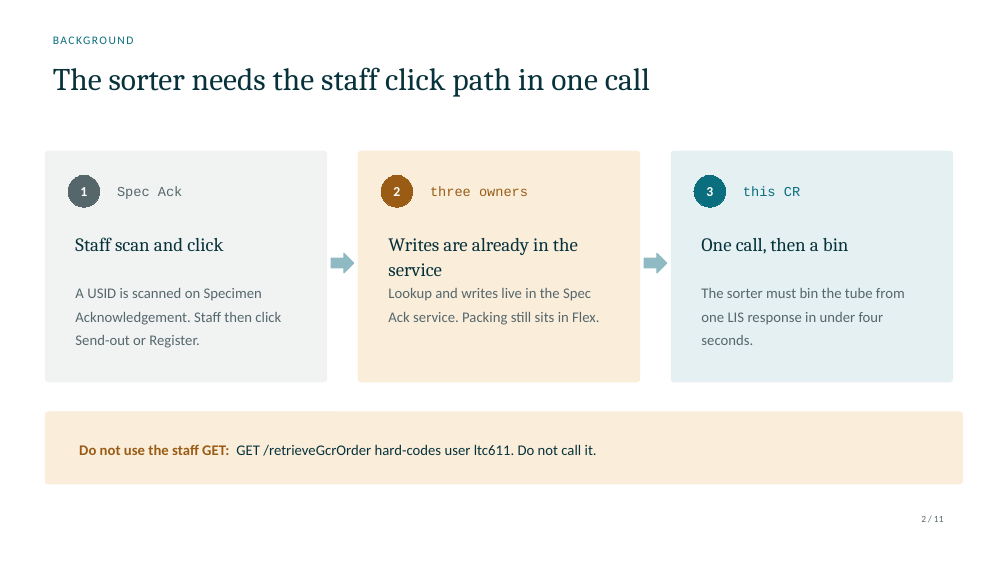
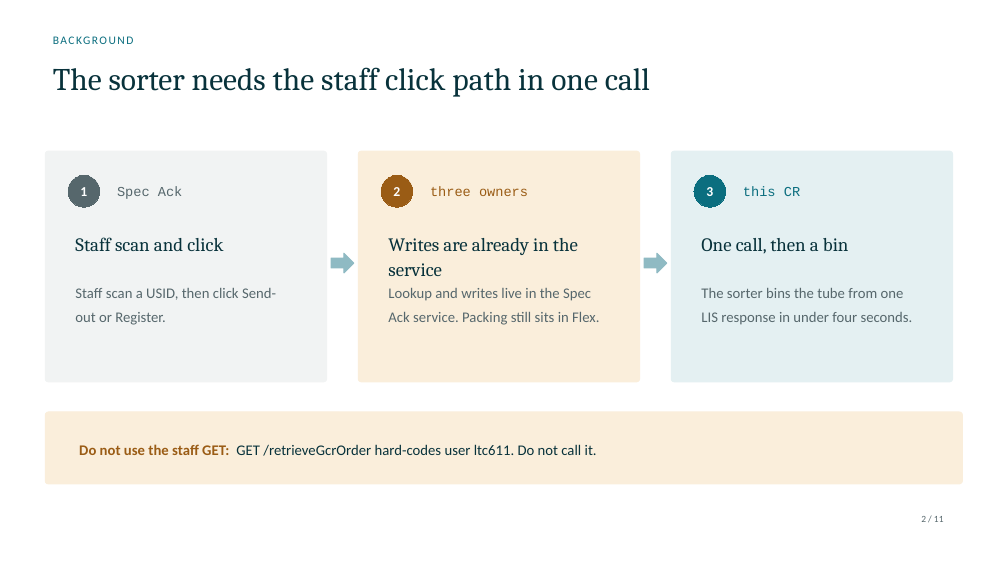
Before and after one commit to DragonChong/HA-Notes, a slide deck: slide 2 of SDLC/Projects/TMP-specimen-sorter-api — Specimen Sorter API/assets/Specimen Sorter API.pptx. Drawn at 1008x567 pixels with LibreOffice and Linux fonts; fonts in the diff are those of the drawing. Boxes give left, top, right and bottom in pixels: in the first picture for what was removed or moved away, otherwise in the second. Text is boxed around its words. In the diff, an @@ line names an element or a change of style, - is before the commit and + after.

```diff
--- a/SDLC/Projects/TMP-specimen-sorter-api — Specimen Sorter API/assets/Specimen Sorter API.pptx
+++ b/SDLC/Projects/TMP-specimen-sorter-api — Specimen Sorter API/assets/Specimen Sorter API.pptx
@@ text at bbox=[75, 288, 276, 325]: text changed @@
-A USID is scanned on Specimen Acknowledgement. Staff then click Send-out or Register.
+Staff scan a USID, then click Send-out or Register.
@@ text at bbox=[701, 288, 913, 324]: text changed @@
-The sorter must bin the tube from one LIS response in under four seconds.
+The sorter bins the tube from one LIS response in under four seconds.
```
Also in this commit, not shown: 2 other files.
